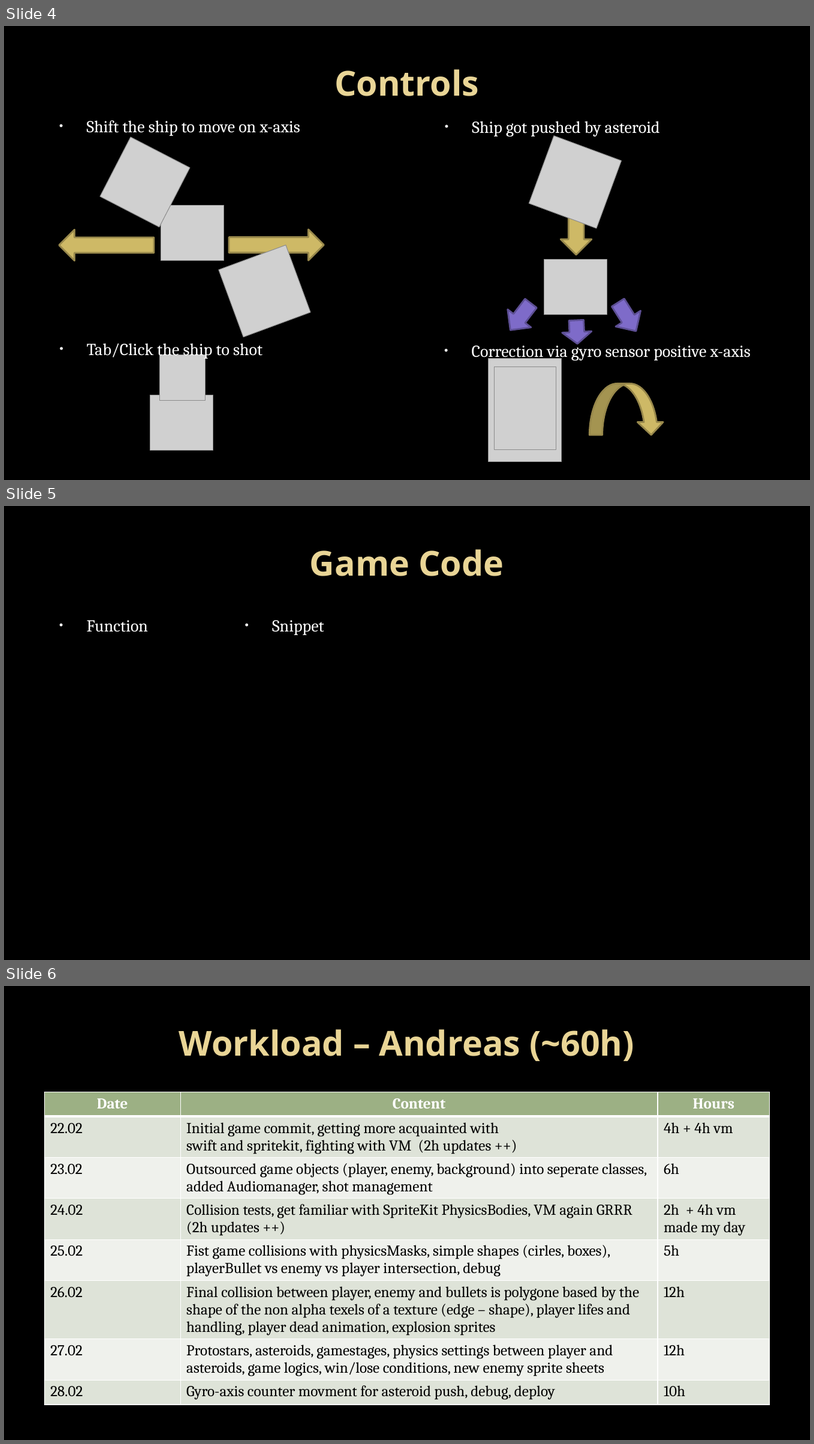
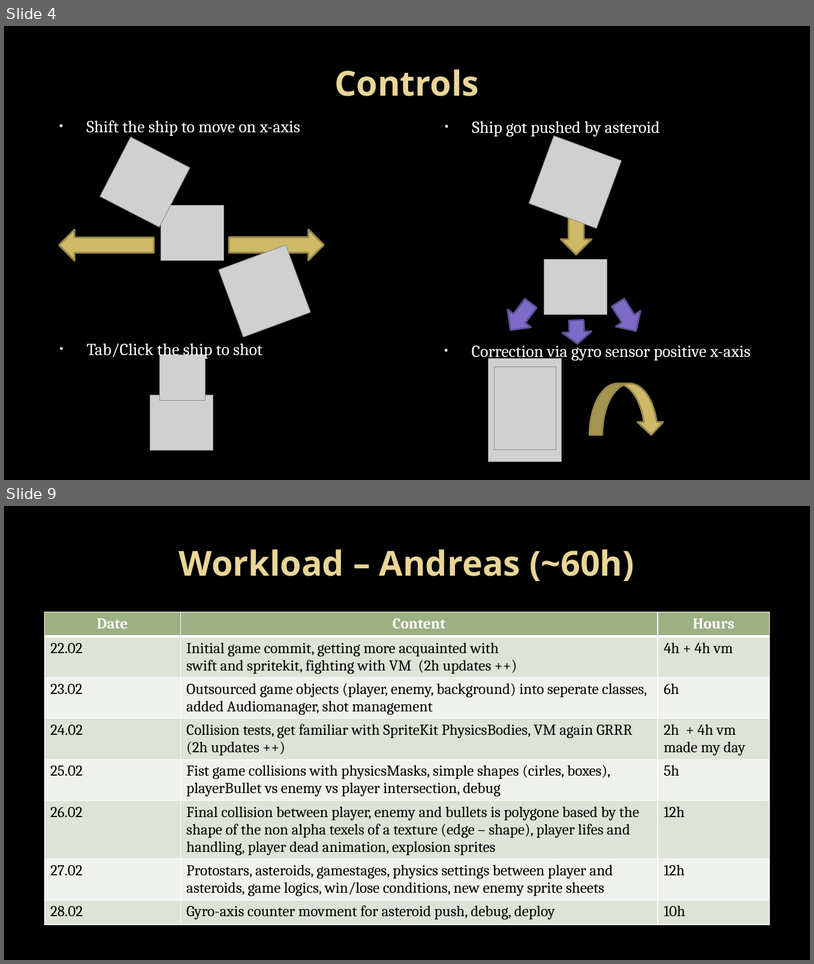
Before and after one commit to andreasdietze/MobileAppWiSe1718, a slide deck: Präsentation/MobileAppsWiSe1718_Dietze_Schmitt_Vorabversion.pptx. Shown one above the other, each under a label of ours: slides 4, 5 and 6 before the commit, slides 4 and 9 after it; the slides between them are not shown. The pictures are 814x1444 and 814x964 pixels, drawn with LibreOffice and Linux fonts; fonts in the diff are those of the drawing; grey boxes stand for pictures; background and template pictures are left out. Boxes give left, top, right and bottom in pixels: in the first picture for what was removed or moved away, otherwise in the second. Text is boxed around its words. In the diff, an @@ line names an element or a change of style, - is before the commit and + after.

```diff
--- a/Präsentation/MobileAppsWiSe1718_Dietze_Schmitt_Vorabversion.pptx
+++ b/Präsentation/MobileAppsWiSe1718_Dietze_Schmitt_Vorabversion.pptx
@@ slide 5 removed at box(4, 506, 810, 960), background picture (left out) @@
@@ title removed at box(310, 549, 504, 576) @@
-Game Code
@@ text removed at box(87, 620, 149, 632) @@
-• Function
@@ text removed at box(272, 620, 324, 635) @@
-• Snippet
@@ what was slide 6 is now slide 9 @@
```
Also in this commit, not shown: 2 slides changed, 4 slides added.
